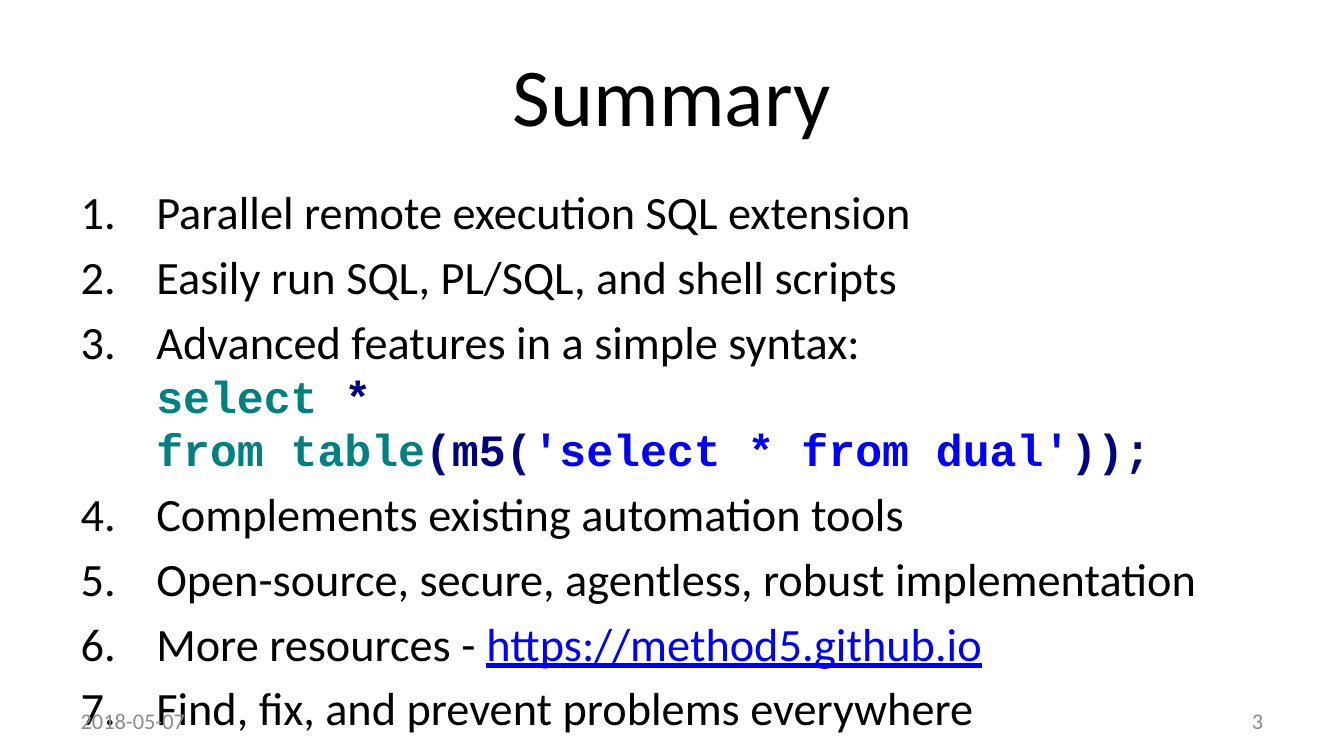
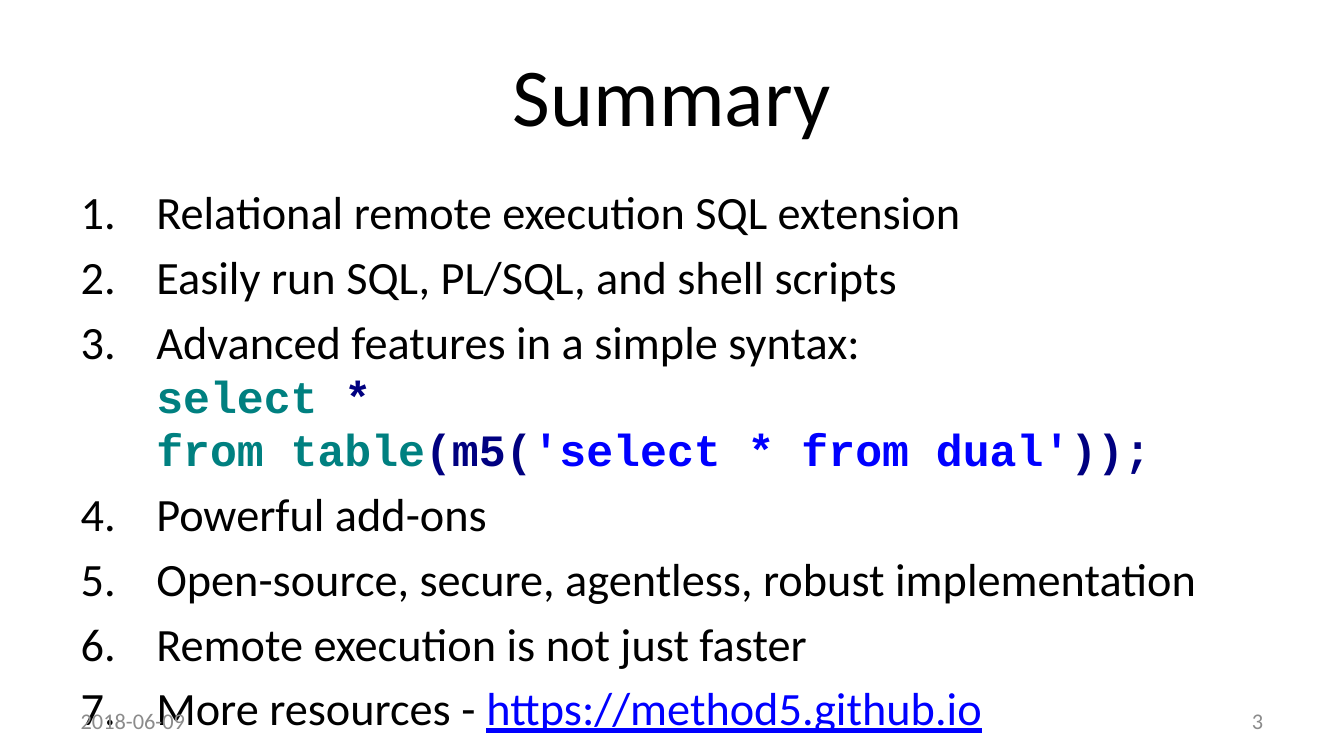
Before and after one commit to method5/method5.github.io, a slide deck: slide 3 of presentations/Method5 Remote Execution - KSCOPE 18 Jon Heller.pptx. Drawn at 1344x756 pixels with LibreOffice and Linux fonts; fonts in the diff are those of the drawing; background and template pictures are left out. Boxes give left, top, right and bottom in pixels: in the first picture for what was removed or moved away, otherwise in the second. Text is boxed around its words. In the diff, an @@ line names an element or a change of style, - is before the commit and + after.

```diff
--- a/presentations/Method5 Remote Execution - KSCOPE 18 Jon Heller.pptx
+++ b/presentations/Method5 Remote Execution - KSCOPE 18 Jon Heller.pptx
@@ text at [156,197,960,235]: text changed @@
-1. Parallel remote execution SQL extension
+1. Relational remote execution SQL extension
@@ text at [156,499,487,532]: text changed @@
-4. Complements existing automation tools
+4. Powerful add-ons
@@ text at [156,629,806,669]: paragraph added @@
+6. Remote execution is not just faster
@@ text at [81,710,185,729]: text changed @@
-2018-05-07
+2018-06-09
@@ text at [156,693,973,733]: paragraph removed @@
-7. Find, fix, and prevent problems everywhere
```
Also in this commit, not shown: 22 other slides changed, 3 slides added, 2 slides removed.
